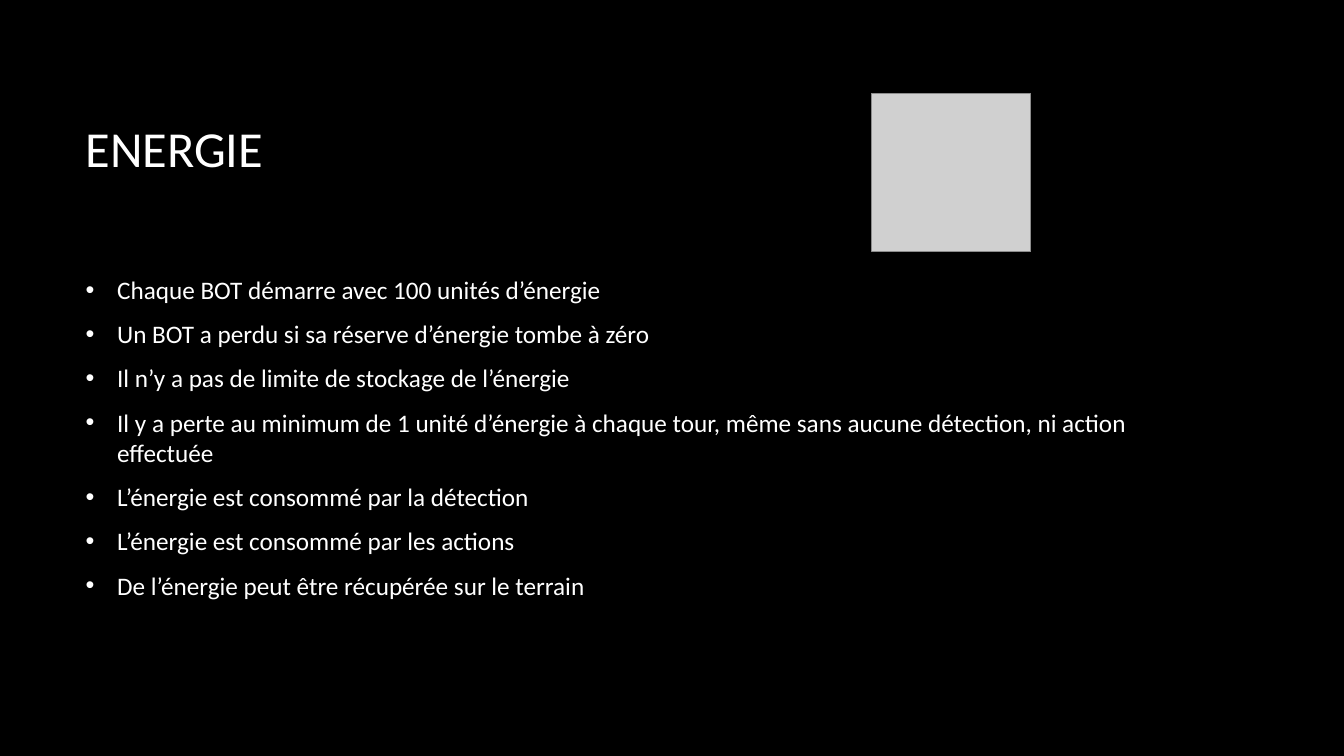
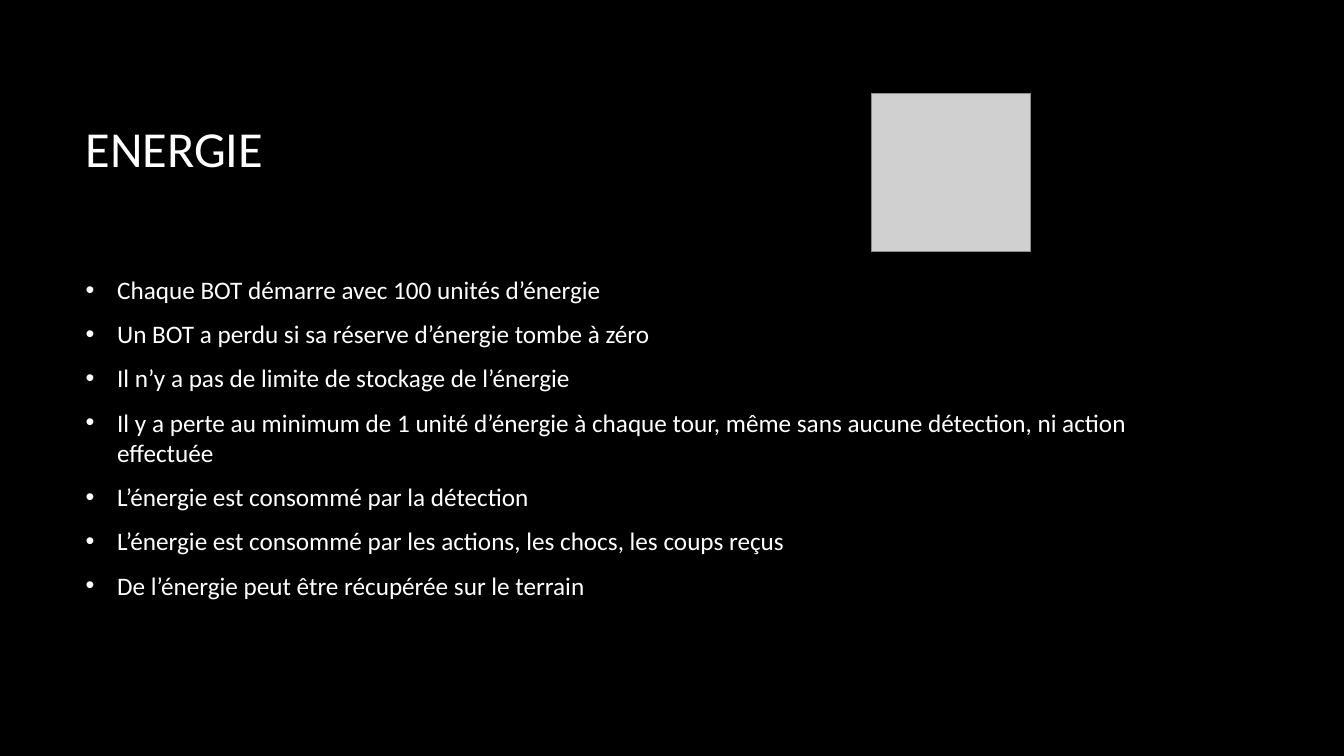
Before and after one commit to BorisFR/BattleIA, a slide deck: slide 11 of Battle IA.pptx. Drawn at 1344x756 pixels with LibreOffice and Linux fonts; fonts in the diff are those of the drawing; grey boxes stand for pictures; background and template pictures are left out. Boxes give left, top, right and bottom in pixels: in the first picture for what was removed or moved away, otherwise in the second. Text is boxed around its words. In the diff, an @@ line names an element or a change of style, - is before the commit and + after.

```diff
--- a/Battle IA.pptx
+++ b/Battle IA.pptx
@@ text at (117,532,784,555): text changed @@
-• L’énergie est consommé par les actions
+• L’énergie est consommé par les actions, les chocs, les coups reçus
```
Also in this commit, not shown: 12 other slides changed, 2 slides added, 16 other files.
